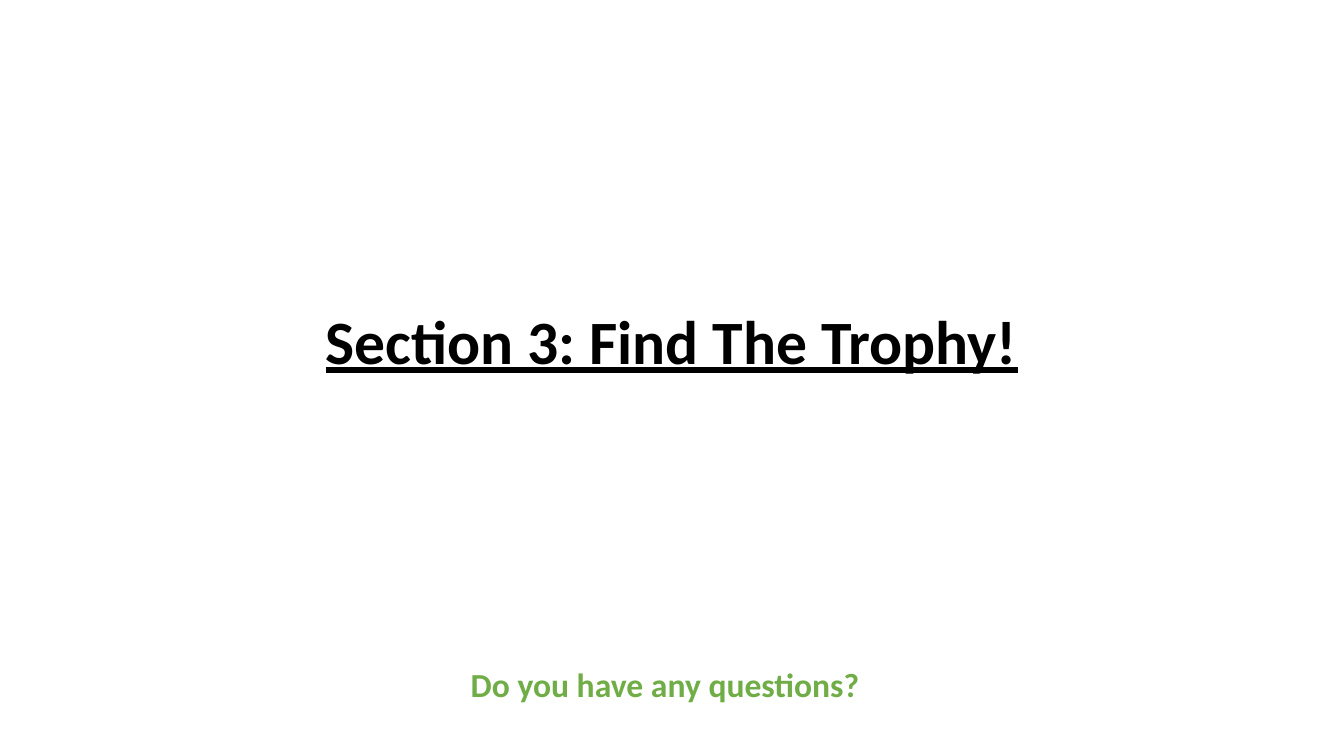
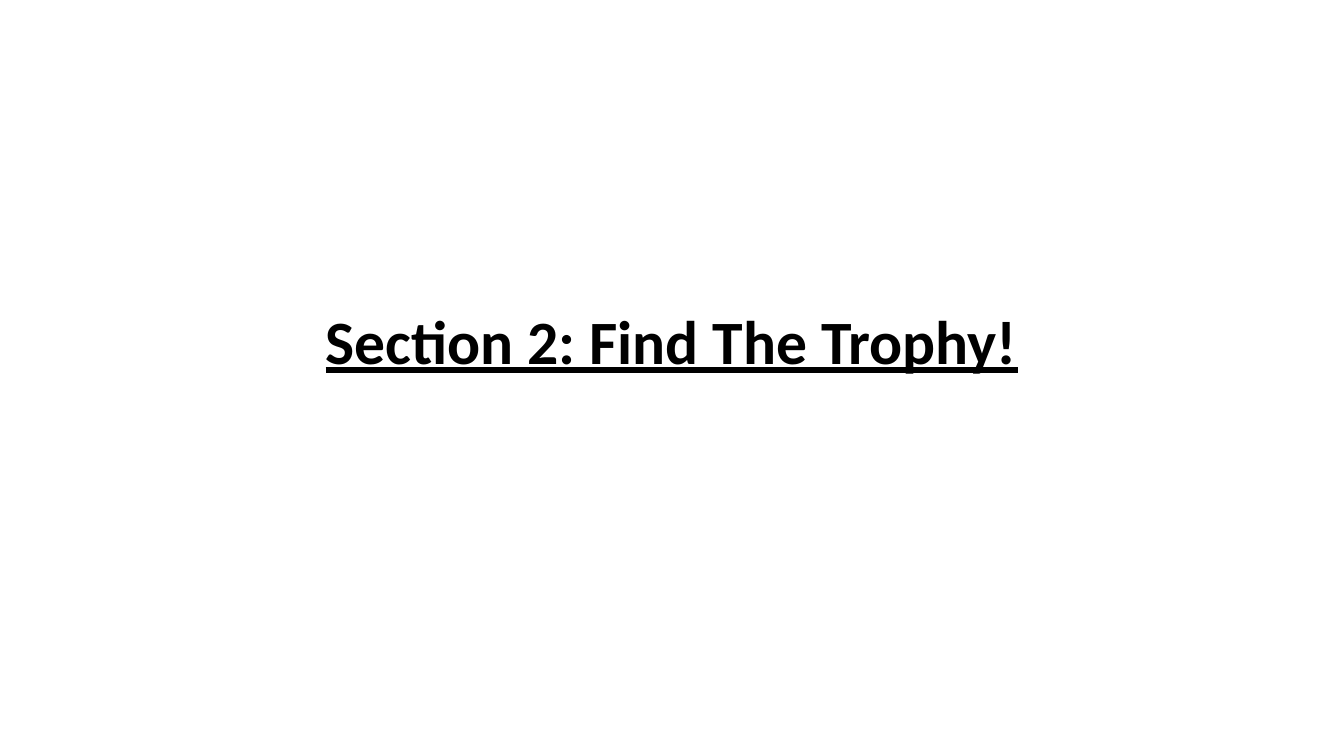
Before and after one commit to kbnealy/OpenMaze, a slide deck: slide 1 of Assets/StreamingAssets/2D_Objects/ID/WaterMaze_Online_Threshold.pptx. Drawn at 1344x756 pixels with LibreOffice and Linux fonts; fonts in the diff are those of the drawing. Boxes give left, top, right and bottom in pixels: in the first picture for what was removed or moved away, otherwise in the second. Text is boxed around its words. In the diff, an @@ line names an element or a change of style, - is before the commit and + after.

Commit message:
Updated Test and Trophy Instructions

```diff
--- a/Assets/StreamingAssets/2D_Objects/ID/WaterMaze_Online_Threshold.pptx
+++ b/Assets/StreamingAssets/2D_Objects/ID/WaterMaze_Online_Threshold.pptx
@@ title at box(326, 320, 1017, 374): text changed @@
-Section 3: Find The Trophy!
+Section 2: Find The Trophy!
@@ text removed at box(471, 673, 860, 703) @@
-Do you have any questions?
```
Also in this commit, not shown: 1 other slide changed, 1 slide removed, 24 other files.
